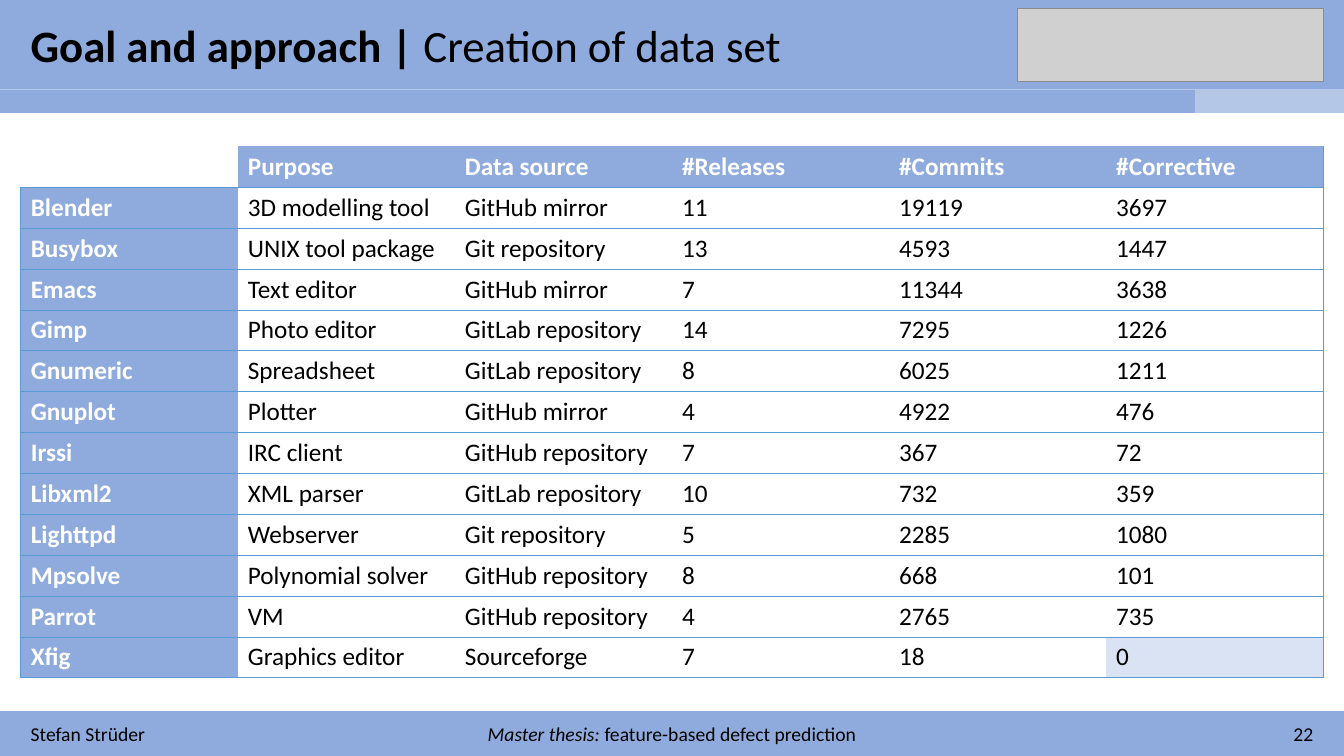
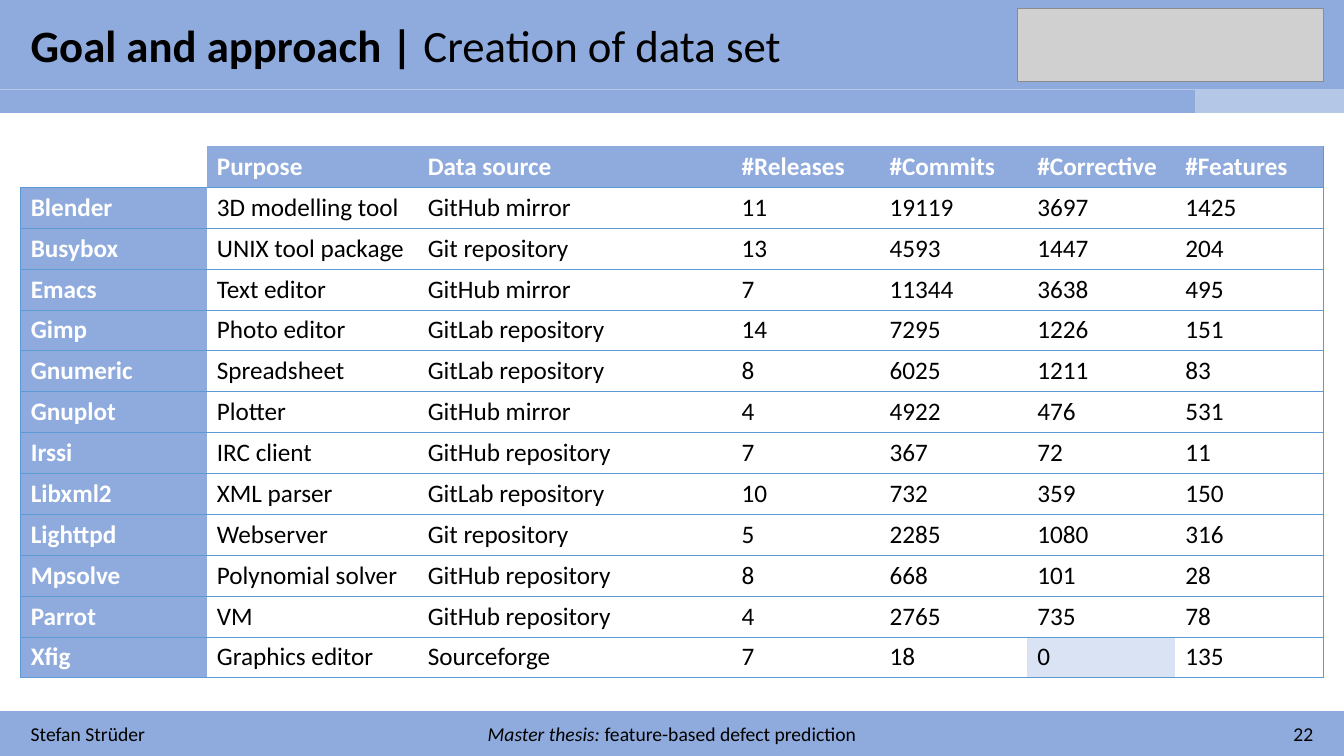
Before and after one commit to stefanstrueder/MA_Strueder, a slide deck: slide 28 of Einführungspräsentation/Introduction.pptx. Drawn at 1344x756 pixels with LibreOffice and Linux fonts; fonts in the diff are those of the drawing; grey boxes stand for pictures. Boxes give left, top, right and bottom in pixels: in the first picture for what was removed or moved away, otherwise in the second. Text is boxed around its words. In the diff, an @@ line names an element or a change of style, - is before the commit and + after.

```diff
--- a/Einführungspräsentation/Introduction.pptx
+++ b/Einführungspräsentation/Introduction.pptx
@@ table at [21, 146, 1325, 678] @@
+column 7: #Features | 1425 | 204 | 495 | 151 | 83 | 531 | 11 | 150 | 316 | 28 | 78 | 135
```
Also in this commit, not shown: 2 other slides changed, 12 other files.
